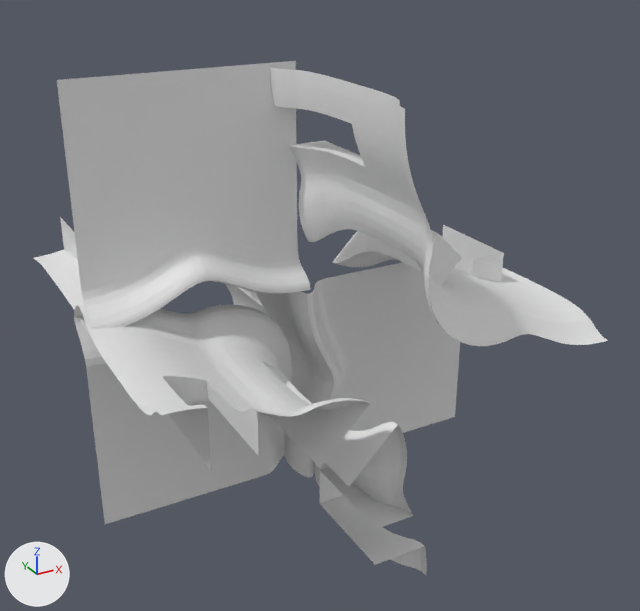
A saved change to the OBJ model data/bmc/bmc_tiles/t_158.obj.
Both versions are drawn from a camera (50 mm lens) standing at (-0.873, -1.71, 0.788) and looking at (0.042, -0.047, -0.044). The lights are fixed; the arrows at lower left show +X, +Y and +Z. Where no turn or scale is listed for an object, it has been applied to the vertices.

Before the edit, the objects in view are built like this:
```python
me_t_158 = bpy.data.meshes.new('t_158')
me_t_158.from_pydata(...)  # 3598 vertices, 6710 faces; spans x -0.5..0.5, y -0.5..0.5, z -0.5..0.509
ob_t_158 = bpy.data.objects.new('t_158', me_t_158)
ob_t_158.location = (0.0, 0.0, 0.0)
```
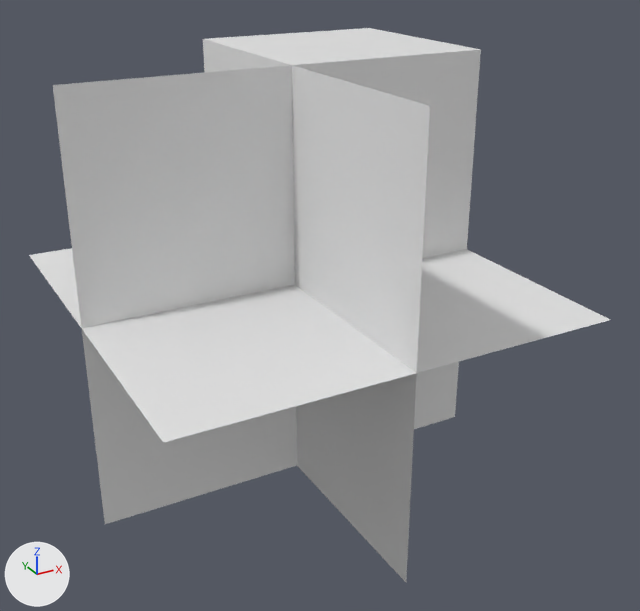
The change, as a list of edits to the scene's bpy script:
```text
Change me_t_158:
    used by ob_t_158; location = (0.0, 0.0, 0.0)
    remove me_t_158.from_pydata(...)  # 3598 vertices, 6710 faces; spans x -0.5..0.5, y -0.5..0.5, z -0.5..0.509
    add me_t_158.from_pydata(...)  # 20 vertices, 30 faces; spans x -0.5..0.5, y -0.5..0.5, z -0.5..0.5
    me_t_158 part 1: the loose piece of 932 vertices spanning x -0.051..0.5, y -0.5..0.0, z -0.051..0.5 is deleted
    me_t_158 part 2: the loose piece of 663 vertices spanning x -0.491..0.009, y -0.062..0.5, z -0.009..0.509 is deleted
    me_t_158 part 3: 2000 vertices removed from x -0.5..0.5, y -0.5..0.5, z -0.5..0.051; 17 vertices added at x -0.5..0.5, y -0.5..0.5, z -0.5..0.5
```

Pixel boxes (x1, y1, x2, y2) of what changed, in the pictures (640 x 611 px):
't_158', reshaped (8% taller)
    before: (34, 61, 608, 575)
    after: (29, 28, 610, 582)
part 1 of me_t_158, deleted
    before: (270, 67, 608, 346)
part 2 of me_t_158, deleted
    before: (34, 61, 311, 335)
part 3 of me_t_158, cut back
    before: (74, 262, 460, 575)
    after: (29, 28, 610, 582)
